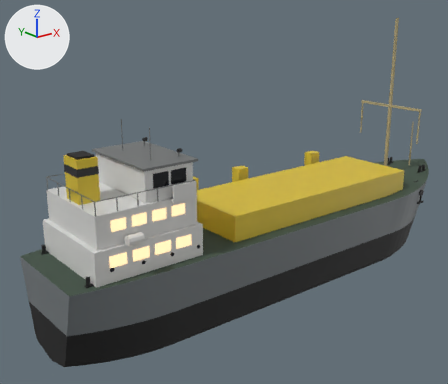
A saved change to the glTF model v3d/dredger45.glb.
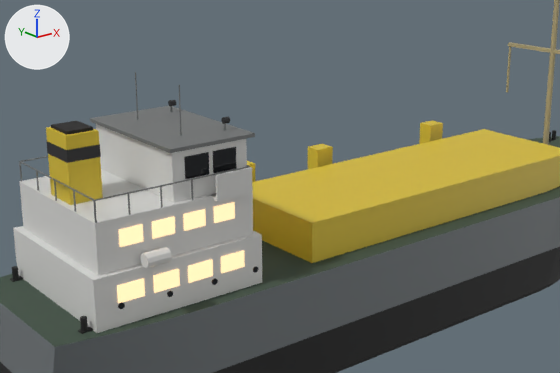
There are two pictures of each version: one whole from a 50 mm camera at (-37.6, -39.4, 22.3) aimed at (-4.0, 2.6, 5.5), one close up on the part from 8% to 88% of the width and 19% to 82% of the height. Lighting does not change. The marker at upper left points along +X, +Y and +Z. The last two pictures show the newer version. Where no turn or scale is listed for an object, it has been applied to the vertices. Vertices at exactly the same position are counted once.

The first close-up shows 'dredger45'.
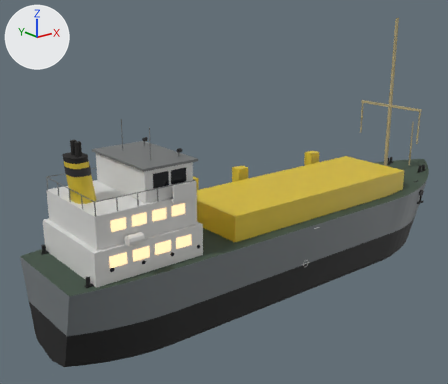
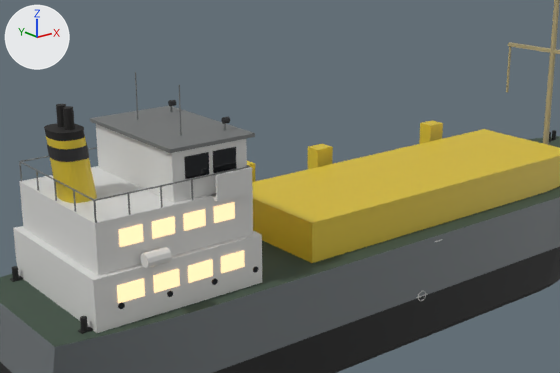
Where the change shows, as pixel boxes [x1, y1, x2, y2] in the close-ups (560 x 373 px; the box of a moved part takes in the faces that stretch with it):
part 1 of me_dredger45, moved or reshaped (not visible afterwards): before [46, 127, 103, 205]
part 2 of me_dredger45, moved or reshaped (not visible afterwards): before [46, 141, 101, 163]
part 3 of me_dredger45, moved or reshaped (not visible afterwards): before [51, 121, 93, 135]
part 4 of me_dredger45, added: after [44, 104, 97, 203]

The edits, one by one:
me_dredger45 is used by ob_dredger45; location (0.0, 0.0, 0.0).
me_dredger45 had 3349 vertices, 6102 faces and spanned x -22.5..23.0, y -5.1..6.0, z -3.2..20.4.
me_dredger45 now has 3985 vertices, 7216 faces and spans x -22.5..23.0, y -5.1..6.0, z -3.2..20.4.
me_dredger45 part 1: the loose piece of 8 vertices spanning x -19.8..-18.2, y -1.0..1.0, z 8.5..11.7 is scaled about its middle by (-0.00918, 0.015, 0.00147), then moved by (18.3, 5.0, -9.8), in mat_x_white (light grey #dadad7).
me_dredger45 part 2: the loose piece of 8 vertices spanning x -19.8..-18.2, y -1.0..1.0, z 10.5..11.1 is scaled about its middle by (-0.026, 0.0147, 0.0236), then moved by (18.3, 5.0, -10.4), in mat_x_white (light grey #dadad7).
me_dredger45 part 3: the loose piece of 8 vertices spanning x -19.6..-18.4, y -0.8..0.8, z 11.7..11.8 is scaled about its middle by (-0.0519, 0.0187, 0.141), then moved by (18.2, 5.0, -11.3), in mat_x_white (light grey #dadad7).
me_dredger45 part 4: 308 vertices added at x -20.2..-18.2, y -1.0..1.0, z 8.5..12.8.
Other edits to the shape of me_dredger45 do not show in these pictures.
